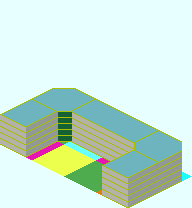
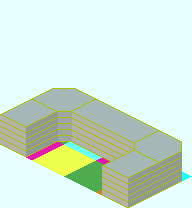
Before/after of a 192×208 layered artwork. What changed in the layer stack:
painted on "Base_Plate_2x4.png" over [2,89,181,177]
